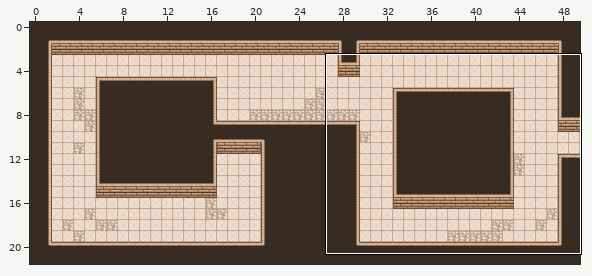
Tiled map, stored at assets/sand-map-1.tmx. Above, an overview of the earlier version with the close-up marked.
Close-up. As it was:
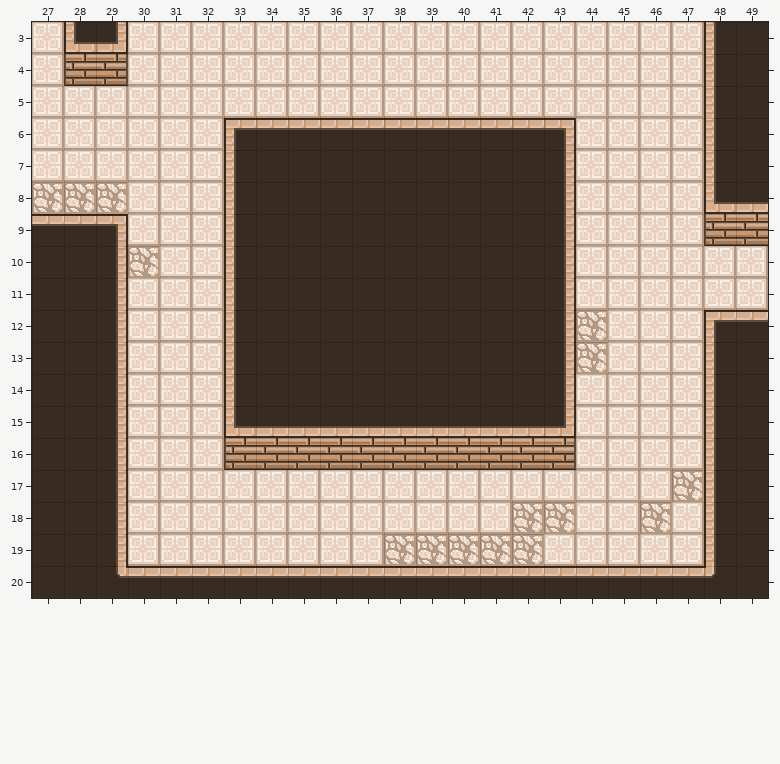
Cells are 32x32 px. Shown: x 27..49, y 3..20.
After the commit:
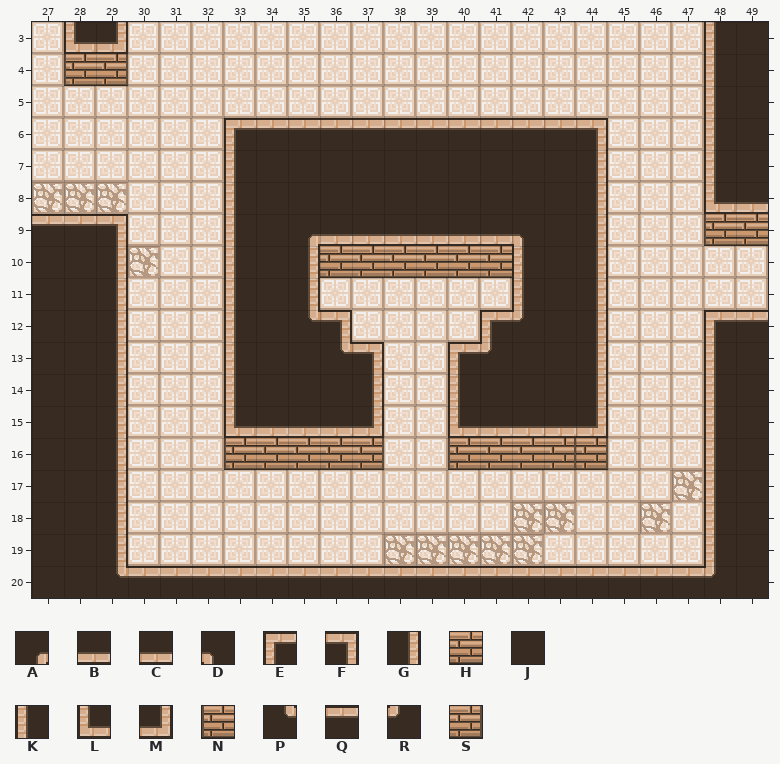
Key: from "sandstone-tiles": A 0, B 1, C 2, D 3, E 4, F 5, G 6, H 7, J 8, K 9, L 10, M 11, N 16, P 18, Q 20, R 21, S 22.
_ is an empty cell.
The exact change:
Layer "collide":
y 6: x 43..44 F_ -> QF
y 7..8: x 43..44 G_ -> JG
y 9: x 35..44 JJJJJJJJG_ -> ABCCCCCDJG
y 10: x 35..44 JJJJJJJJG_ -> GHHHHHHKJG
y 11: x 35..44 JJJJJJJJG_ -> G______KJG
y 12: x 35..44 JJJJJJJJG_ -> PF____ERJG
y 13: x 36..41 JJJJJJ -> PF__ER; x 43..44 G_ -> JG
y 14: x 37..40 JJJJ -> G__K; x 43..44 G_ -> JG
y 15: x 37..40 BBBB -> M__L; x 43..44 M_ -> CM
y 16: x 37..40 HHHH -> S__N; x 44 _ -> S
